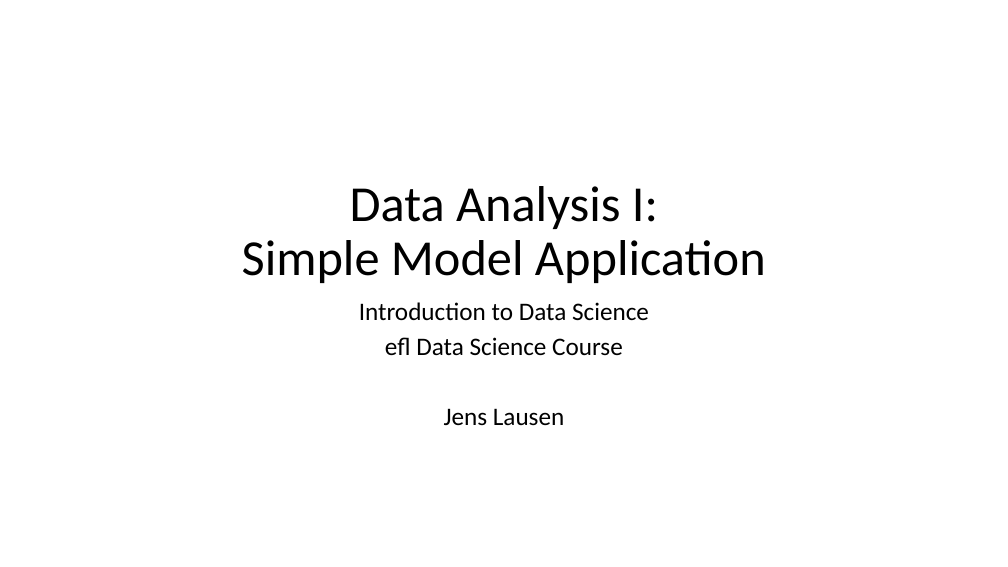
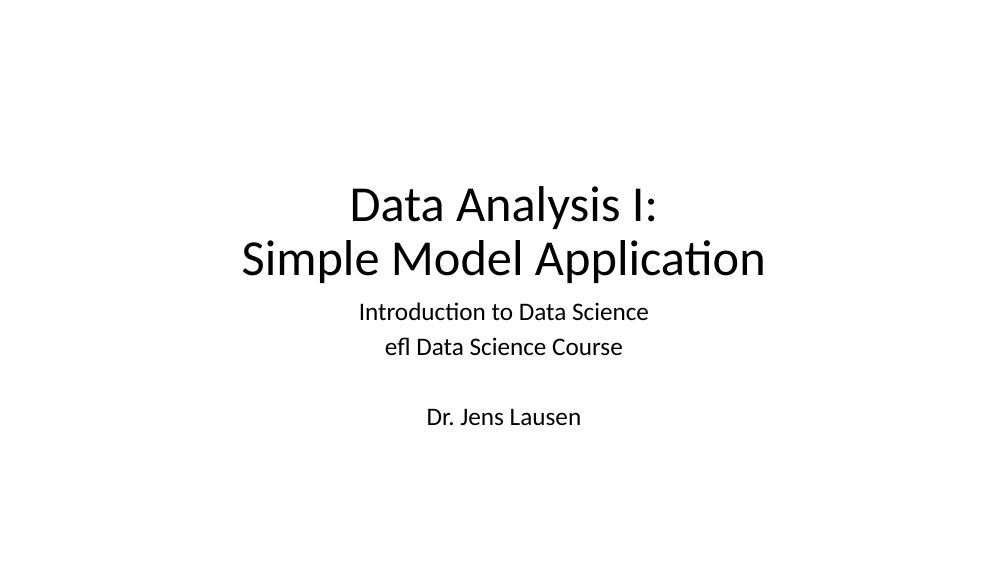
Before and after one commit to efldatascience/ds-courses, a slide deck: slide 1 of 2-DataScience/3-simpleModelApplication/efl_DataScience_Decision Trees.pptx. Drawn at 1008x567 pixels with LibreOffice and Linux fonts; fonts in the diff are those of the drawing; background and template pictures are left out. Boxes give left, top, right and bottom in pixels: in the first picture for what was removed or moved away, otherwise in the second. Text is boxed around its words. In the diff, an @@ line names an element or a change of style, - is before the commit and + after.

```diff
--- a/2-DataScience/3-simpleModelApplication/efl_DataScience_Decision Trees.pptx
+++ b/2-DataScience/3-simpleModelApplication/efl_DataScience_Decision Trees.pptx
@@ subtitle at <box>427,408,581,426</box>: text changed @@
-Jens Lausen
+Dr. Jens Lausen
```
Also in this commit, not shown: 27 other slides changed, 1 other file.
